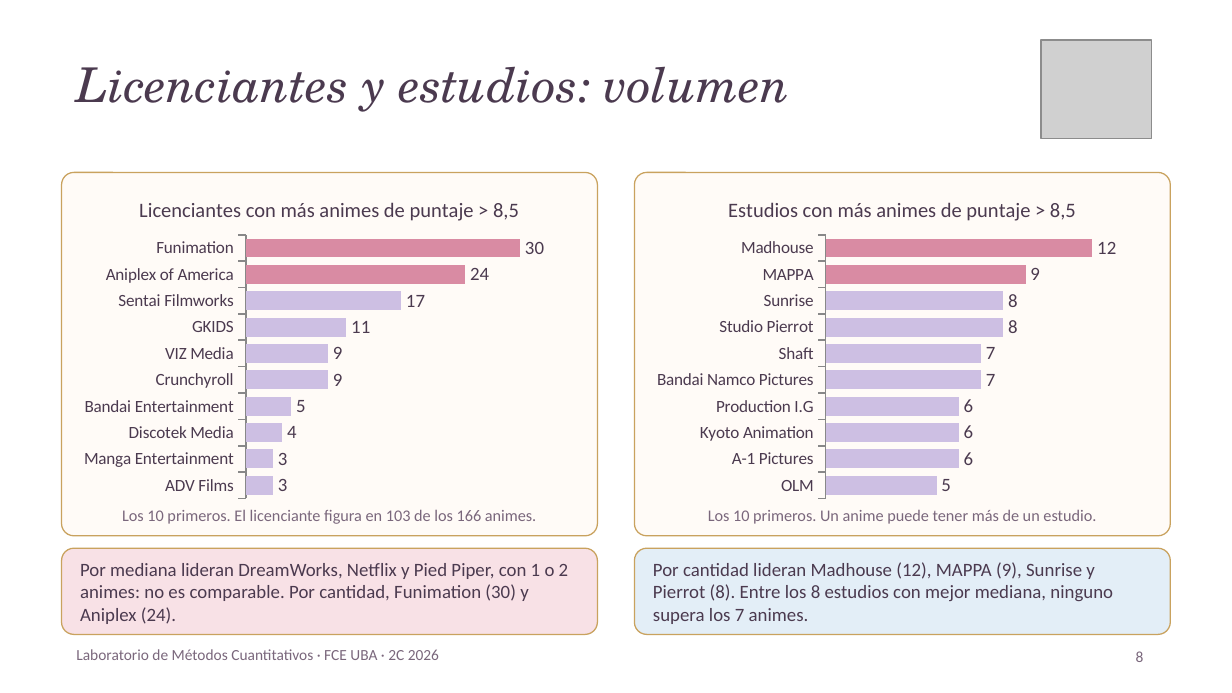
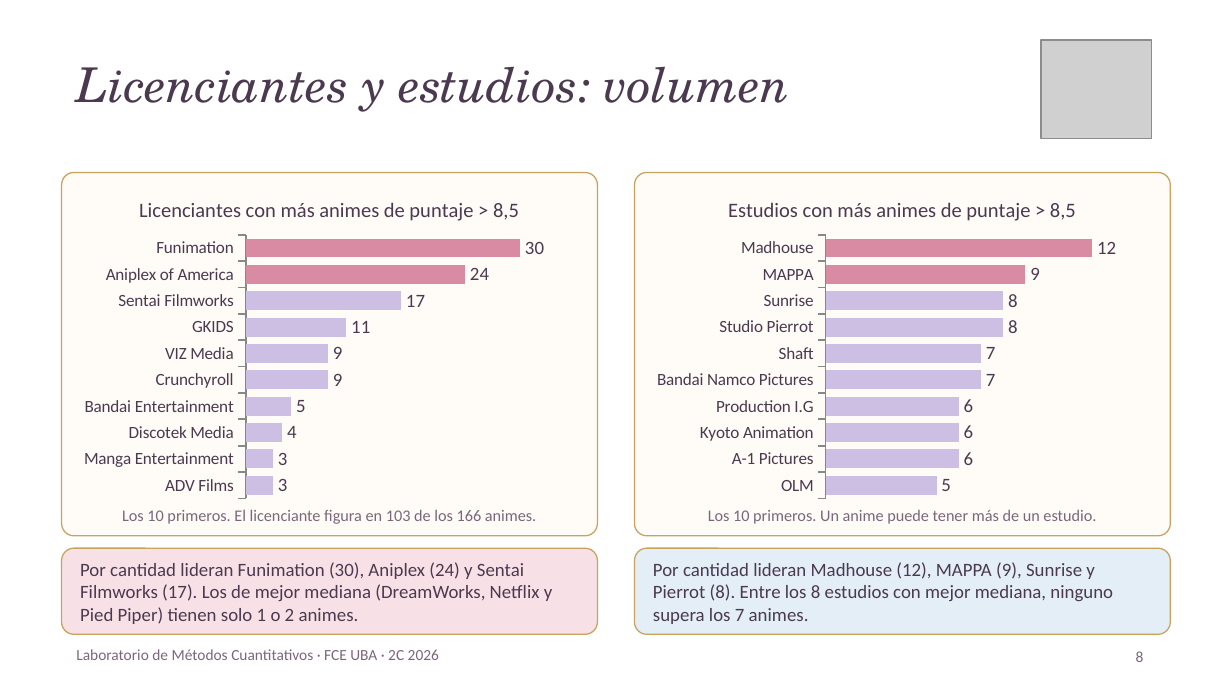
Before and after one commit to bondiolandia/TP_Laboratorio_de_M-todos_Cuantitativos_2026, a slide deck: slide 8 of Presentacion_TP_Anime_Nuevo_Orden.pptx. Drawn at 1232x693 pixels with LibreOffice and Linux fonts; fonts in the diff are those of the drawing; grey boxes stand for pictures; background and template pictures are left out. Boxes give left, top, right and bottom in pixels: in the first picture for what was removed or moved away, otherwise in the second. Text is boxed around its words. In the diff, an @@ line names an element or a change of style, - is before the commit and + after.

```diff
--- a/Presentacion_TP_Anime_Nuevo_Orden.pptx
+++ b/Presentacion_TP_Anime_Nuevo_Orden.pptx
@@ text at (x1=80, y1=562, x2=553, y2=624): text changed @@
-Por mediana lideran DreamWorks, Netflix y Pied Piper, con 1 o 2 animes: no es comparable. Por cantidad, Funimation (30) y Aniplex (24).
+Por cantidad lideran Funimation (30), Aniplex (24) y Sentai Filmworks (17). Los de mejor mediana (DreamWorks, Netflix y Pied Piper) tienen solo 1 o 2 animes.
```
